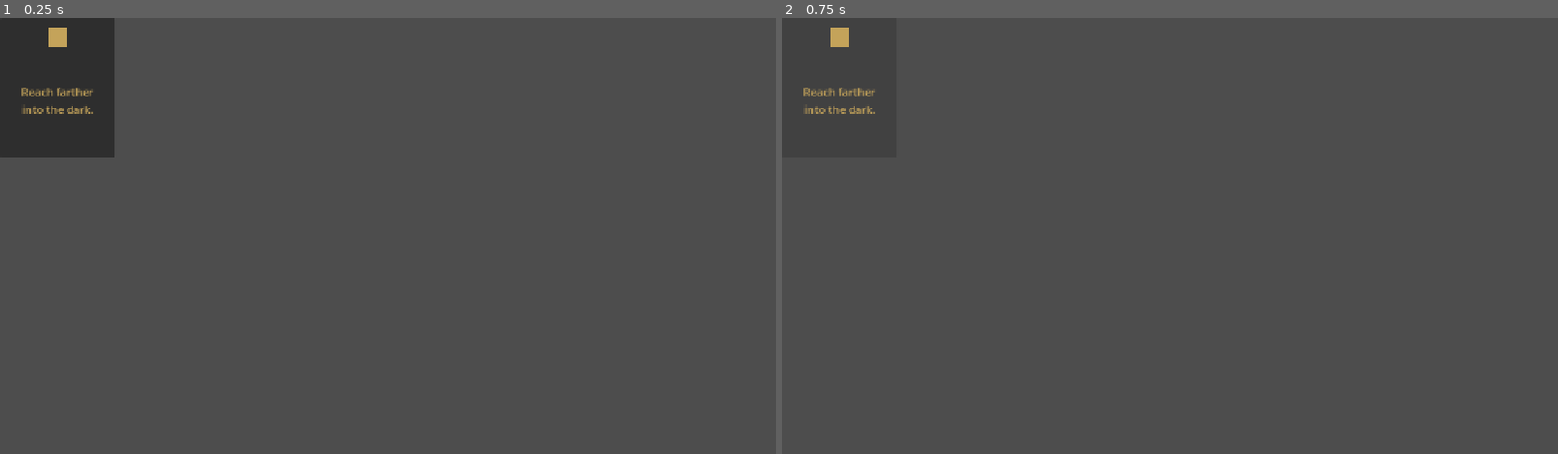
Above: before the commit, frames 1-2 (left to right).
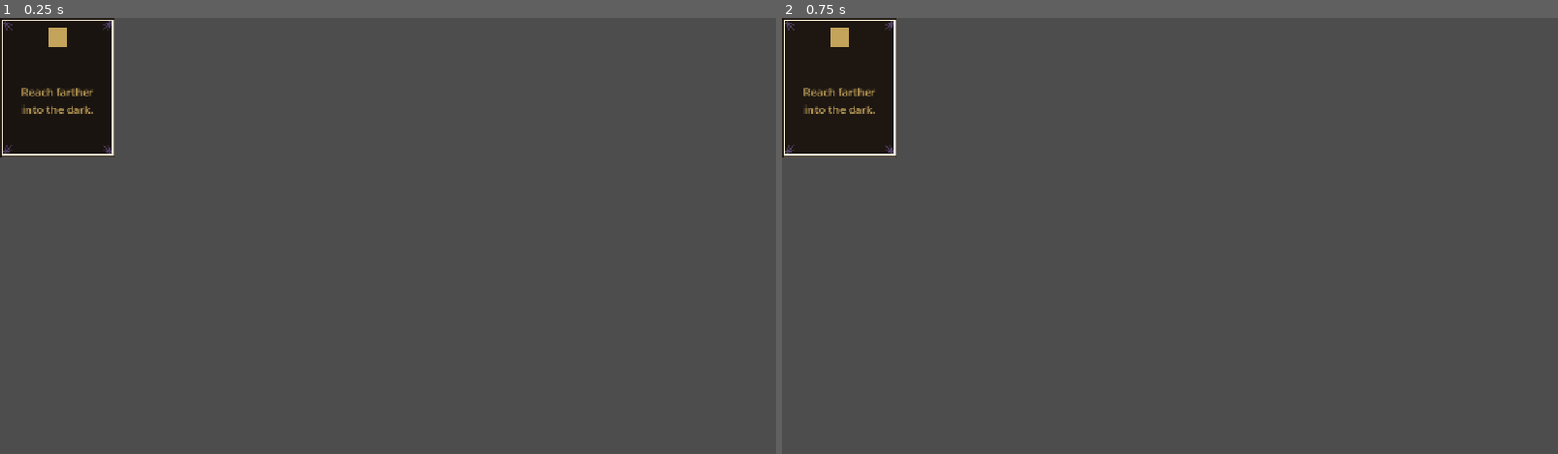
Above: after the commit, the same moments.

Repository: amzer24/sealed-chapel
Game: Godot game, scene res://scenes/ui/BargainCard.tscn
The game is run twice, just before and just after one commit, with the same random seed, the same clock (stepped at 60 frames per second) and the same inputs. This scene is started directly instead of the project's main scene.
Inputs (mouse positions are in pixels of both pictures, inside the frame that each line leads up to):
- Up to frame 1 (0.25 s): no input
- Up to frame 2 (0.75 s): click (836, 87) at 0.5 s

The runs differ from the first frame. In frame 1, 4.3% of the frame differs, in the area x 0-15%, y 0-32%; in frame 2, 4.4%.

Commit message:
BargainCard: swap StyleBoxFlat theme for a NinePatchRect frame
Adds assets/ui/bargain_card_frame.png (bone outline / soot fill /
bruise thorn corners) as a NinePatchRect behind each card's content,
and a small curse-gold pip (assets/ui/curse_pip.png) shown only on the
one card whose icon colour is already curse-gold. The Button's own
normal/hover/pressed/focus styles are emptied out in the scene so the
frame art is all that paints; a hover brighten on the frame keeps
pointer feedback. Game's bargain flow, Copy.gd and the modal's
pause/vignette wash are untouched.

Co-authored-by: Lee Leckenby <amzer24@users.noreply.github.com>

Diff:
--- a/scenes/ui/BargainCard.tscn
+++ b/scenes/ui/BargainCard.tscn
@@ -1,10 +1,39 @@
-[gd_scene load_steps=2 format=3]
+[gd_scene load_steps=5 format=3]
 
 [ext_resource type="Script" path="res://scripts/ui/BargainCard.gd" id="1"]
+[ext_resource type="Texture2D" path="res://assets/ui/bargain_card_frame.png" id="2"]
+[ext_resource type="Texture2D" path="res://assets/ui/curse_pip.png" id="3"]
+
+[sub_resource type="StyleBoxEmpty" id="StyleBoxEmpty_1"]
 
 [node name="BargainCard" type="Button"]
 custom_minimum_size = Vector2(190, 230)
+theme_override_styles/focus = SubResource("StyleBoxEmpty_1")
+theme_override_styles/hover = SubResource("StyleBoxEmpty_1")
+theme_override_styles/pressed = SubResource("StyleBoxEmpty_1")
+theme_override_styles/normal = SubResource("StyleBoxEmpty_1")
 script = ExtResource("1")
+
+[node name="Frame" type="NinePatchRect" parent="."]
+anchor_right = 1.0
+anchor_bottom = 1.0
+mouse_filter = 2
+texture = ExtResource("2")
+patch_margin_left = 24
+patch_margin_top = 24
+patch_margin_right = 24
+patch_margin_bottom = 24
+
+[node name="CursePip" type="TextureRect" parent="."]
+visible = false
+anchor_left = 1.0
+anchor_right = 1.0
+offset_left = -26.0
+offset_top = 8.0
+offset_right = -8.0
+offset_bottom = 26.0
+mouse_filter = 2
+texture = ExtResource("3")
 
 [node name="Margin" type="MarginContainer" parent="."]
 layout_mode = 1
--- a/scripts/ui/BargainCard.gd
+++ b/scripts/ui/BargainCard.gd
@@ -3,10 +3,16 @@
 ## A single curse-bargain choice. The whole card is one Button so the player
 ## can click/tap anywhere on it to choose that pact. The card's only text is
 ## its locked one-liner (e.g. `Copy.LONGER_SHADOW`), used directly as the
-## title.
+## title. The card frame is a NinePatchRect (bone outline / soot fill /
+## bruise thorns, `assets/ui/bargain_card_frame.png`); the Button's own
+## theme styles are emptied out in the scene so that art is all that shows.
 
 signal chosen(card_data: Dictionary)
 
+const HOVER_TINT := Color(1.12, 1.12, 1.08)
+
+@onready var frame_rect: NinePatchRect = $Frame
+@onready var curse_pip: TextureRect = $CursePip
 @onready var icon_rect: ColorRect = $Margin/VBox/Icon
 @onready var title_label: Label = $Margin/VBox/Title
 
@@ -14,11 +20,17 @@
 
 func _ready() -> void:
 	pressed.connect(func() -> void: chosen.emit(card_data))
+	mouse_entered.connect(func() -> void: frame_rect.modulate = HOVER_TINT)
+	mouse_exited.connect(func() -> void: frame_rect.modulate = Color.WHITE)
 
 func setup(data: Dictionary) -> void:
 	card_data = data
 	title_label.text = data.title
-	icon_rect.color = _icon_color_for(data.id)
+	var icon_color := _icon_color_for(data.id)
+	icon_rect.color = icon_color
+	# The curse-gold pip only marks the one bargain whose icon colour is
+	# curse-gold, so it stays a highlight rather than a fourth swatch.
+	curse_pip.visible = icon_color == Palette.CURSE
 
 func _icon_color_for(id: String) -> Color:
 	match id:
Binary file added: assets/ui/bargain_card_frame.png
Not shown, added: assets/ui/bargain_card_frame.png.import
Binary file added: assets/ui/curse_pip.png
Not shown, added: assets/ui/curse_pip.png.import
